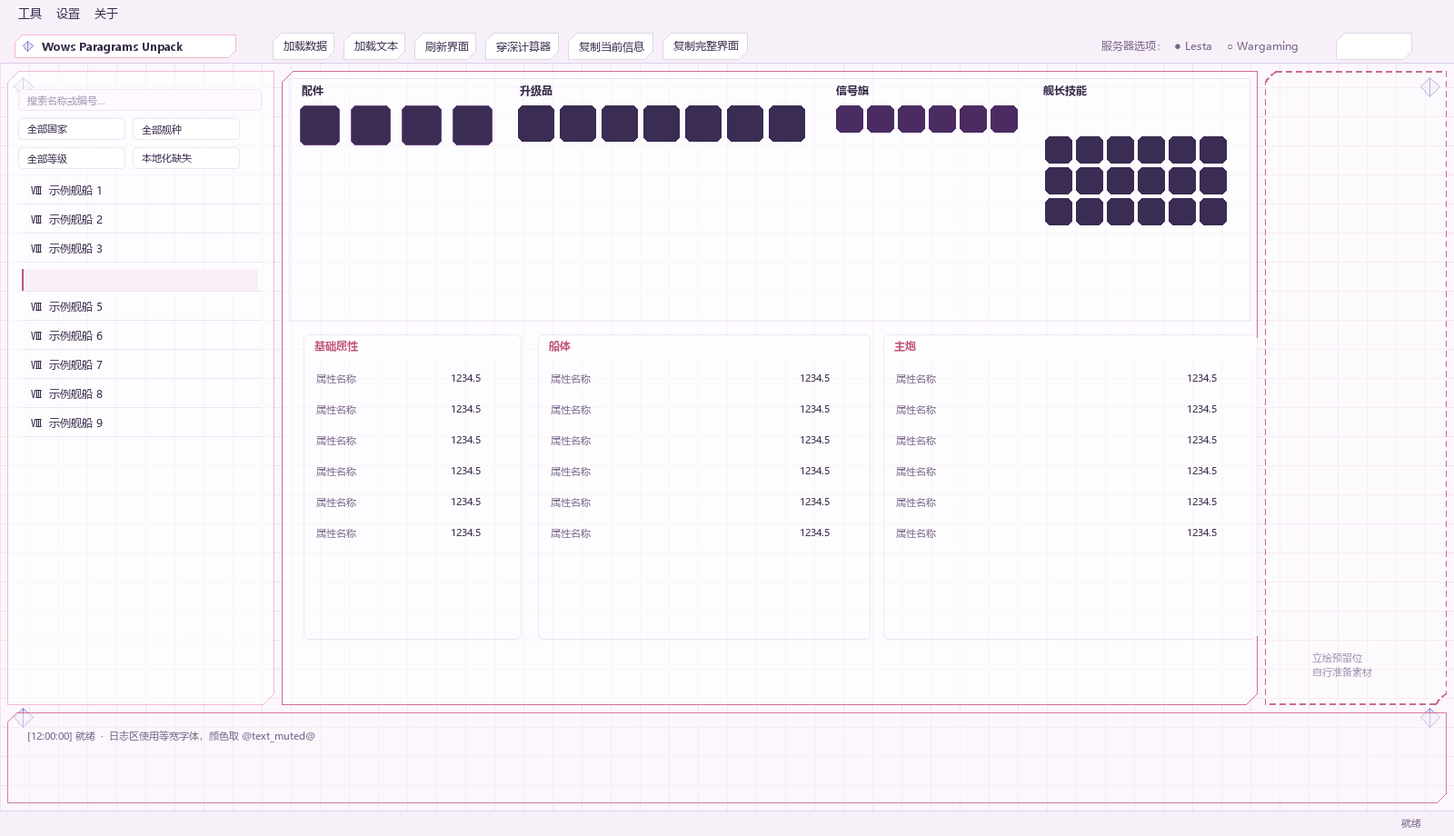
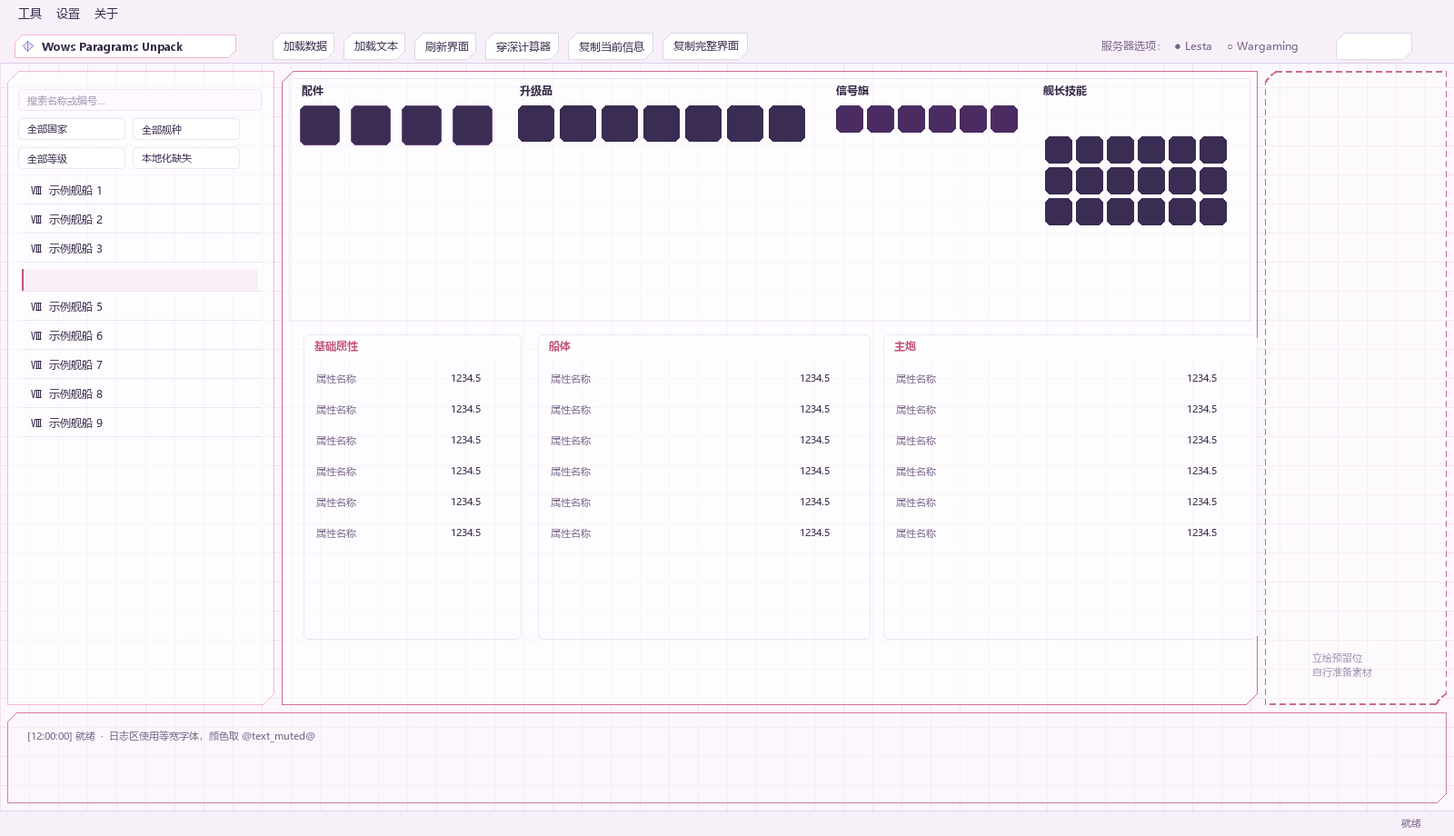
Before/after of a 1454 x 836 layered artwork. What changed in the layer stack:
removed layer "bg / corner-crystal 4 @crystal@" from group "01 background" over [1420,707,1441,728]
removed layer "bg / corner-crystal 3 @crystal@" from group "01 background" over [13,707,34,728]
removed layer "bg / corner-crystal 2 @crystal@" from group "01 background" over [1420,77,1441,98]
removed layer "bg / corner-crystal 1 @crystal@" from group "01 background" over [13,77,34,92]
